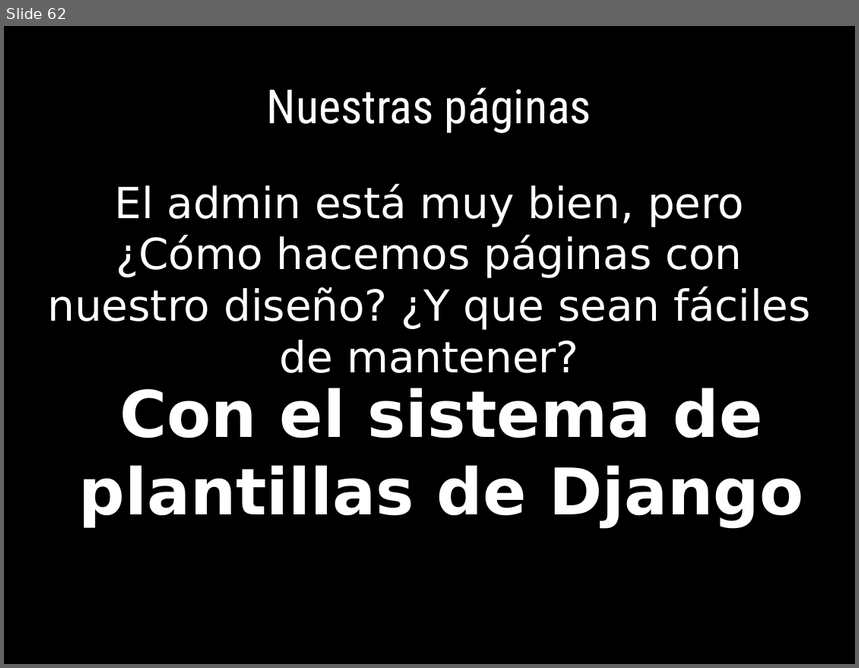
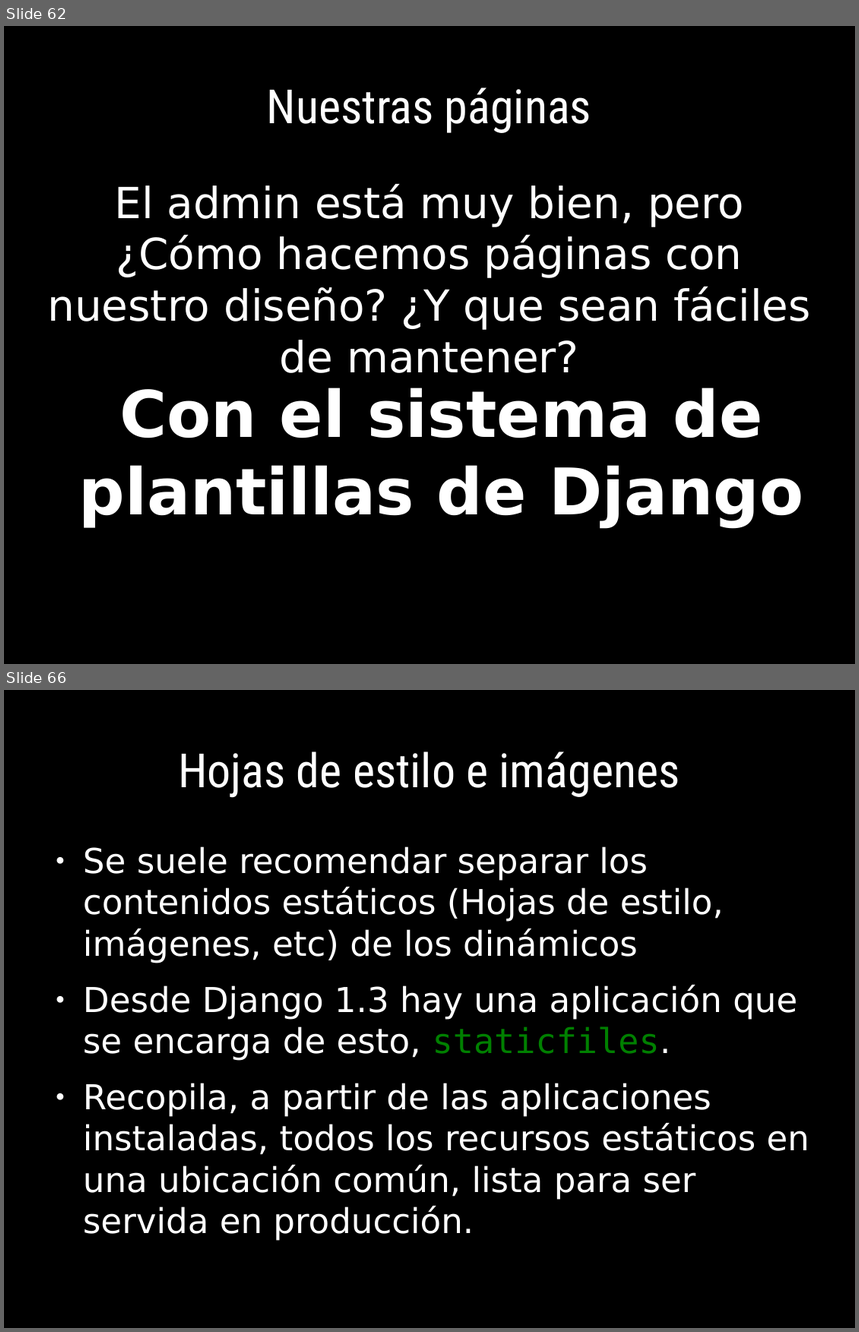
Before and after one commit to euribates/curso-django, a slide deck: presentacion/curso_django.odp. Shown one above the other, each under a label of ours: slide 62 before the commit, slides 62 and 66 after it; the slides between them are not shown. The pictures are 859x668 and 859x1332 pixels, drawn with LibreOffice and Linux fonts; fonts in the diff are those of the drawing; background and template pictures are left out. Boxes give left, top, right and bottom in pixels: in the first picture for what was removed or moved away, otherwise in the second. Text is boxed around its words. In the diff, an @@ line names an element or a change of style, - is before the commit and + after.

```diff
--- a/presentacion/curso_django.odp
+++ b/presentacion/curso_django.odp
@@ slide 66 added at [4, 690, 855, 1328], background #000000 @@
@@ title added at [178, 752, 680, 798], 44 pt, text #FFFFFF @@
+Hojas de estilo e imágenes
@@ text added at [83, 847, 810, 1241], 32 pt, text #FFFFFF @@
+● Se suele recomendar separar los contenidos estáticos (Hojas de estilo, imágenes, etc) de los dinámicos
+● Desde Django 1.3 hay una aplicación que se encarga de esto, staticfiles.
+● Recopila, a partir de las aplicaciones instaladas, todos los recursos estáticos en una ubicación común, lista para ser servida en producción.
```
Also in this commit, not shown: 1 slide changed, 6 other slides added, 6 other files.
